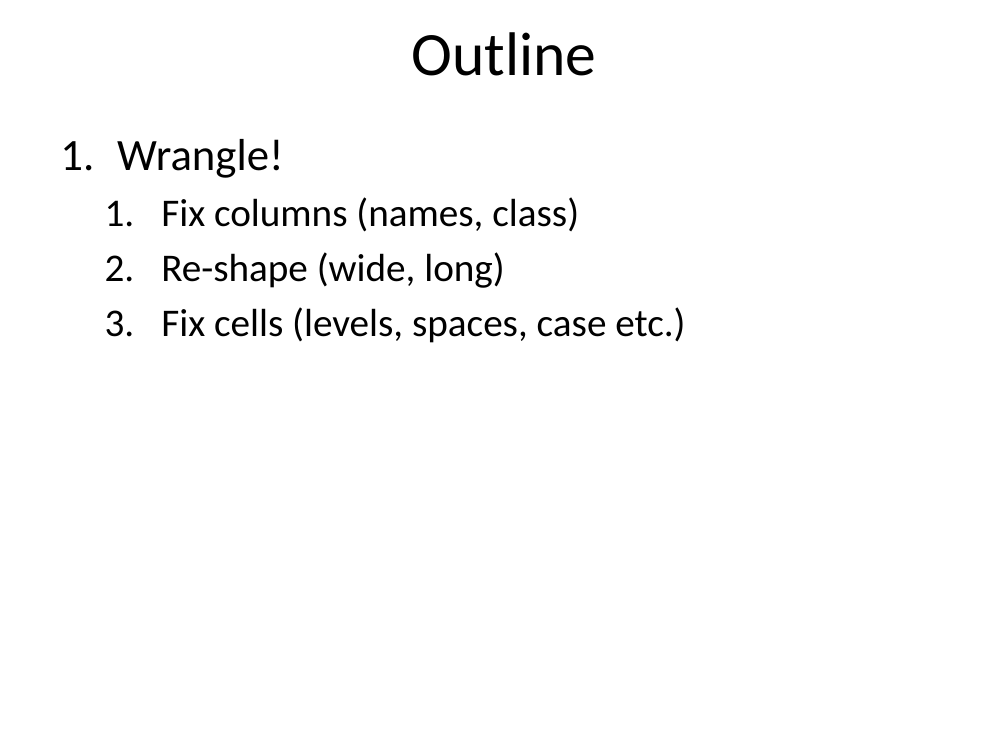
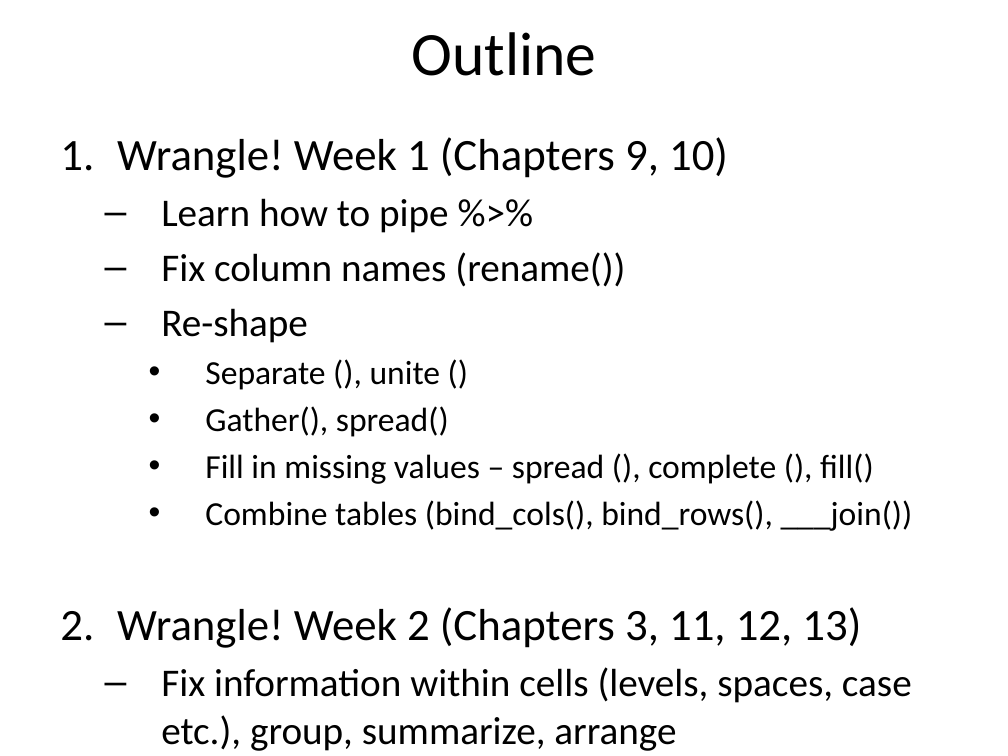
Before and after one commit to EEOB590A-Fall-2019/Course-Materials, a slide deck: slide 3 of 3. Data wrangling/Data_wrangling.pptx. Drawn at 1008x756 pixels with LibreOffice and Linux fonts; fonts in the diff are those of the drawing. Boxes give left, top, right and bottom in pixels: in the first picture for what was removed or moved away, otherwise in the second. Text is boxed around its words. In the diff, an @@ line names an element or a change of style, - is before the commit and + after.

```diff
--- a/3. Data wrangling/Data_wrangling.pptx
+++ b/3. Data wrangling/Data_wrangling.pptx
@@ text at <box>117,137,913,751</box>: text changed; size 28 to 24 pt @@
-1. Wrangle!
-  1. Fix columns (names, class)
-  2. Re-shape (wide, long)
-  3. Fix cells (levels, spaces, case etc.)
+1. Wrangle! Week 1 (Chapters 9, 10)
+  – Learn how to pipe %>%
+  – Fix column names (rename())
+  – Re-shape
+    • Separate (), unite ()
+    • Gather(), spread()
+    • Fill in missing values – spread (), complete (), fill()
+    • Combine tables (bind_cols(), bind_rows(), ___join())
+2. Wrangle! Week 2 (Chapters 3, 11, 12, 13)
+  – Fix information within cells (levels, spaces, case etc.), group, summarize, arrange
```
Also in this commit, not shown: 4 other slides changed, 4 slides added, 2 slides removed, 1 other file.
